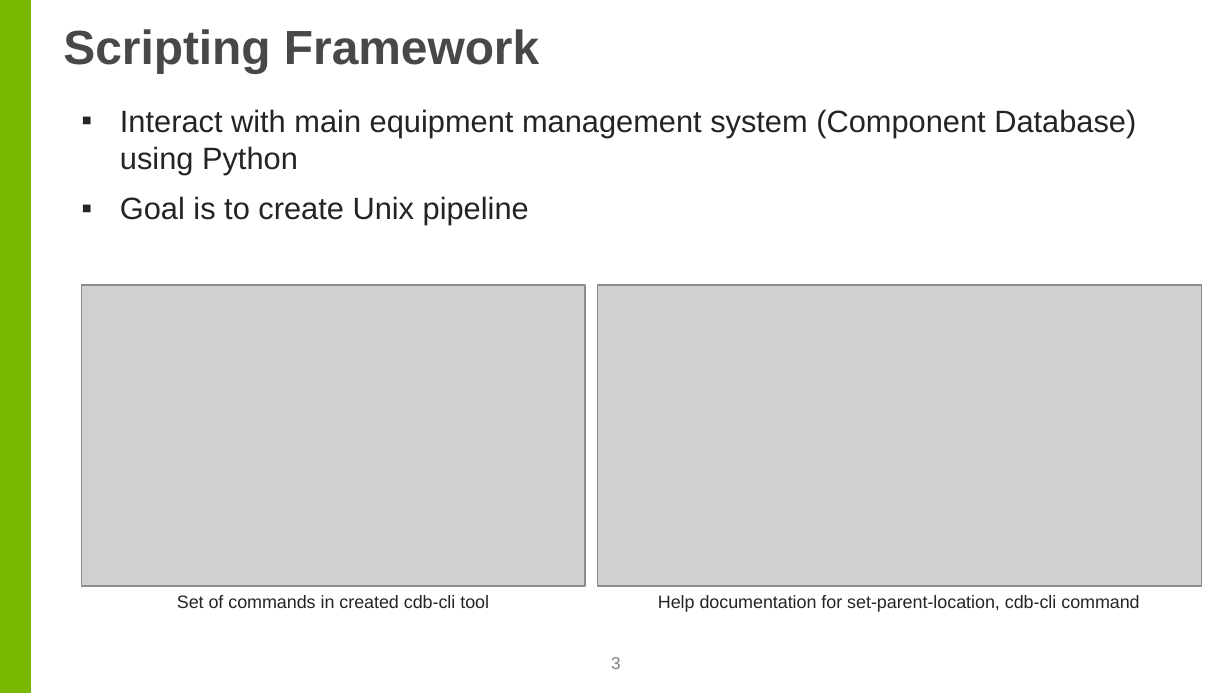
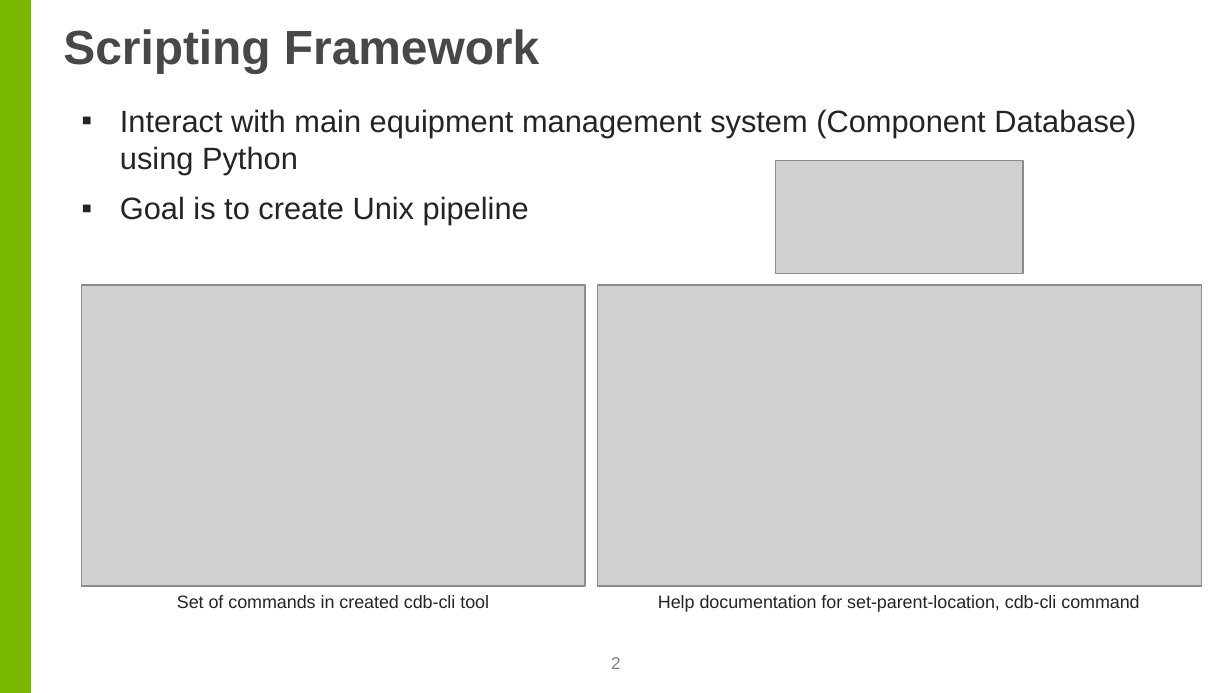
Before and after one commit to cslam7/aps-geoJson, a slide deck: slide 2 of Lam_Cory_Presentation.pptx (slide 3 before the commit). Drawn at 1232x693 pixels with LibreOffice and Linux fonts; fonts in the diff are those of the drawing; grey boxes stand for pictures; background and template pictures are left out. Boxes give left, top, right and bottom in pixels: in the first picture for what was removed or moved away, otherwise in the second. Text is boxed around its words. In the diff, an @@ line names an element or a change of style, - is before the commit and + after.

```diff
--- a/Lam_Cory_Presentation.pptx
+++ b/Lam_Cory_Presentation.pptx
@@ picture added at (775, 160, 1023, 274) @@
@@ page number at (611, 657, 621, 669): text changed @@
-3
+2
```
Also in this commit, not shown: 2 other slides changed, 2 slides removed.
